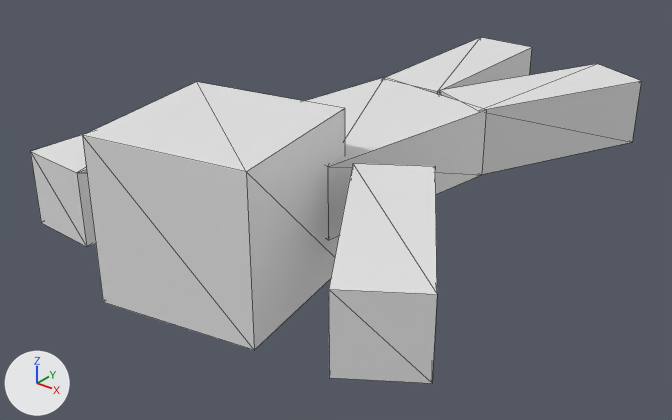
A saved change to the OBJ model src/main/resources/entities/Spouty/spouty.obj.
Rendered twice from a 50 mm camera at (1.78, -3.54, 1.23) aimed at (-0.05, -1.25, -0.18). The axes (+X, +Y, +Z) are drawn at lower left. The lights are the same throughout. Mesh edges are drawn as thin lines. Where no turn or scale is listed for an object, it has been applied to the vertices.

In view in the first picture: 'Cube.001_Cube.003'.
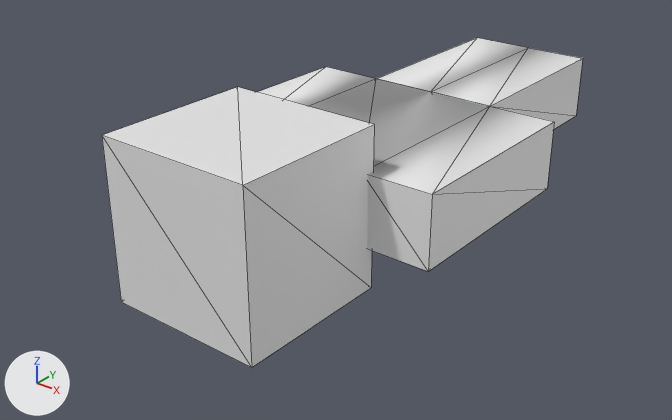
Changed parts and their boxes [x1, y1, x2, y2] in the pictures (672 x 420 px; the box of a moved part takes in the faces that stretch with it):
'Cube.001_Cube.003', reshaped (21% narrower)
    before: [30, 37, 641, 383]
    after: [102, 38, 583, 367]
part 1 of me_cube_001_cube_003, moved or reshaped
    before: [82, 82, 345, 350]
    after: [102, 87, 374, 367]
part 2 of me_cube_001_cube_003, rebuilt
    before: [306, 77, 486, 240]
    after: [258, 38, 583, 271]
part 3 of me_cube_001_cube_003, deleted
    before: [329, 163, 437, 383]
part 4 of me_cube_001_cube_003, deleted
    before: [30, 134, 96, 247]
part 5 of me_cube_001_cube_003, deleted
    before: [383, 37, 532, 94]
part 6 of me_cube_001_cube_003, deleted
    before: [439, 64, 641, 174]

What the commit changed:
me_cube_001_cube_003 is used by ob_cube_001_cube_003; location (0.0, 0.0, 0.0).
me_cube_001_cube_003 had 56 vertices, 84 faces and spanned x -0.66..0.81, y -2.09..0.02, z -0.28..0.27.
me_cube_001_cube_003 now has 40 vertices, 84 faces and spans x -0.5..0.5, y -2.03..0.0, z -0.27..0.28.
me_cube_001_cube_003 part 1: the loose piece of 8 vertices spanning x -0.42..0.22, y -2.06..-1.42, z -0.28..0.27 is turned -10.7 degrees about the z axis through its middle, then moved by (0.1, -0.01, 0.0).
me_cube_001_cube_003 part 2: the loose piece of 8 vertices spanning x -0.35..0.26, y -1.53..-0.71, z -0.13..0.13 is rebuilt with 24 vertices and now spans x -0.5..0.5, y -1.5..0.0, z -0.12..0.13.
me_cube_001_cube_003 part 3: the loose piece of 8 vertices spanning x 0.19..0.81, y -2.09..-1.33, z -0.13..0.13 is deleted.
me_cube_001_cube_003 part 4: the loose piece of 8 vertices spanning x -0.66..-0.37, y -2.03..-1.27, z -0.13..0.13 is deleted.
me_cube_001_cube_003 part 5: the loose piece of 8 vertices spanning x -0.24..0.02, y -0.74..0.02, z -0.12..0.13 is deleted.
me_cube_001_cube_003 part 6: the loose piece of 8 vertices spanning x 0.01..0.56, y -0.82..-0.04, z -0.12..0.13 is deleted.
